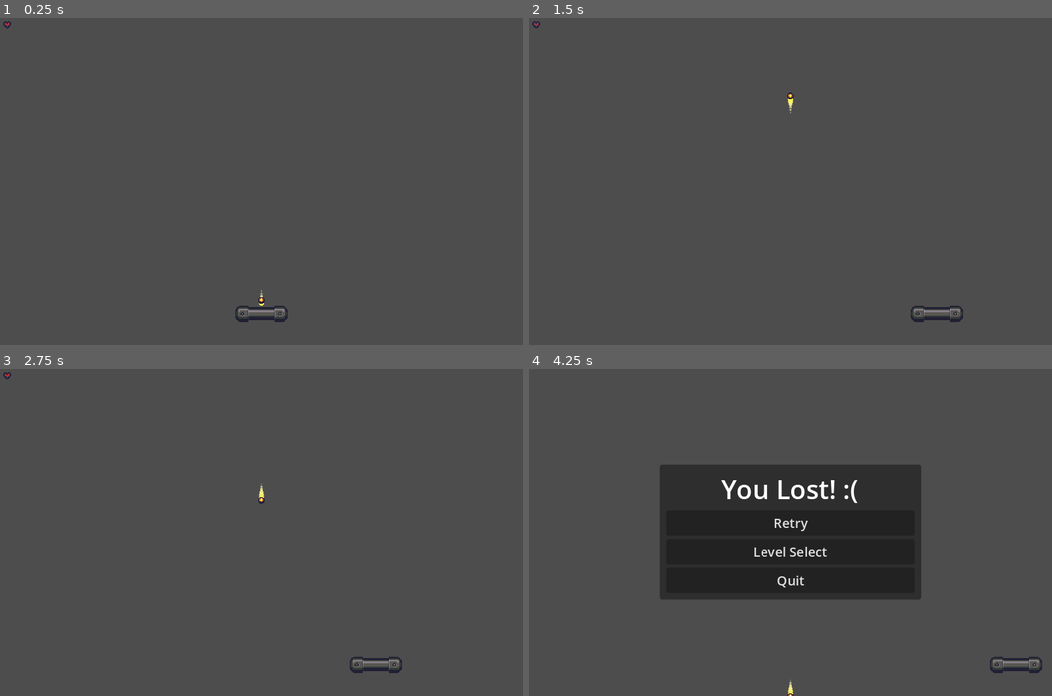
Above: before the commit, frames 1-4 (two rows, left to right).
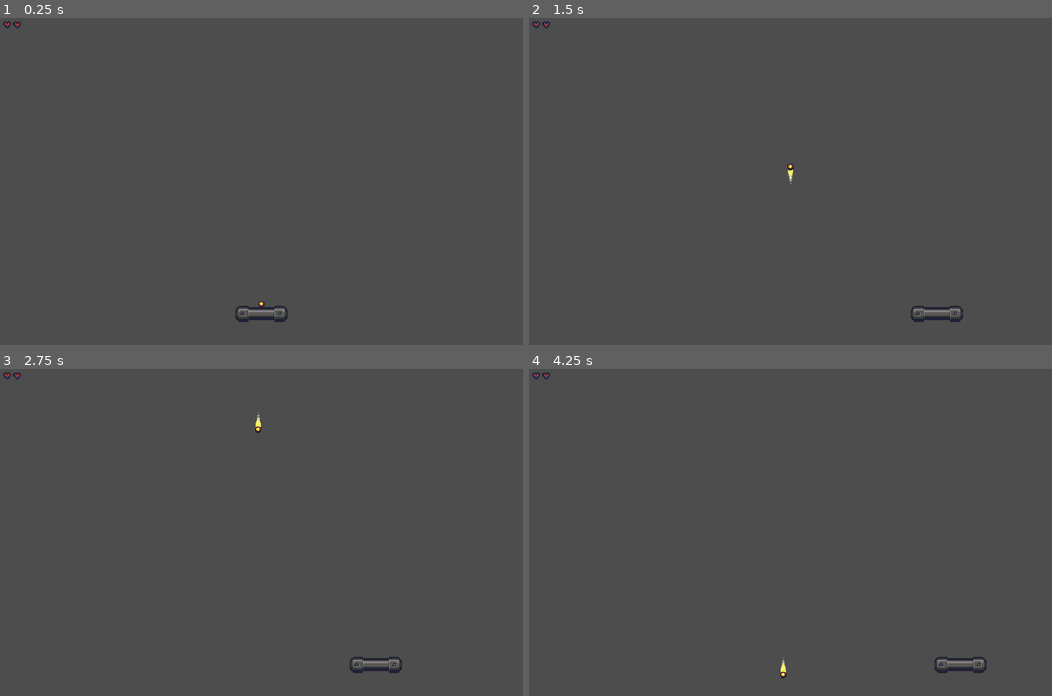
Above: after the commit, the same moments.

Repository: josephmr/breakout
Game: Godot game, scene res://scenes/level/level.tscn
Same seed, same stepped clock (60 frames per second), same inputs: the game is played once before the commit and once after it. This scene is started directly instead of the project's main scene.
Inputs:
- Up to frame 1 (0.25 s): no input
- Up to frame 2 (1.5 s): tap Enter at 0.5 s; hold D (move_right) 0.53-1.28 s; tap Space (start, bound only after the commit) at 0.6, 1.35 s; hold A (move_left) from 1.28 s (still down)
- Up to frame 3 (2.75 s): release A (move_left) at 2.03 s; hold D (move_right) from 2.03 s (still down); tap Space (start, bound only after the commit) at 2.1 s
- Up to frame 4 (4.25 s): tap Space (start, bound only after the commit) at 2.85, 3.6 s; release D (move_right) at 3.53 s; hold A (move_left) from 3.53 s (still down)

The runs differ from the first frame. In frame 1, less than 0.1% of the frame differs, in the area x 2-51%, y 1-89%; in frame 2, 0.1%; in frame 3, 0.1%; in frame 4, 21%, in the area x 0-99%, y 1-100%.

Commit message:
Add ball idle and attached to paddle spawn

Diff:
--- a/project.godot
+++ b/project.godot
@@ -45,6 +45,11 @@
 , Object(InputEventKey,"resource_local_to_scene":false,"resource_name":"","device":-1,"window_id":0,"alt_pressed":false,"shift_pressed":false,"ctrl_pressed":false,"meta_pressed":false,"pressed":false,"keycode":0,"physical_keycode":4194321,"key_label":0,"unicode":0,"echo":false,"script":null)
 ]
 }
+start={
+"deadzone": 0.5,
+"events": [Object(InputEventKey,"resource_local_to_scene":false,"resource_name":"","device":-1,"window_id":0,"alt_pressed":false,"shift_pressed":false,"ctrl_pressed":false,"meta_pressed":false,"pressed":false,"keycode":0,"physical_keycode":32,"key_label":0,"unicode":32,"echo":false,"script":null)
+]
+}
 
 [layer_names]
 
--- a/scenes/ball/ball.gd
+++ b/scenes/ball/ball.gd
@@ -3,12 +3,36 @@
 
 @export var speed = 200
 
+@onready var trail_particles: GPUParticles2D = $TrailParticles
+
+var idle := true
+
 
 func _ready() -> void:
-	velocity = Vector2.DOWN * speed
+	trail_particles.emitting = false
+	_attach_to_paddle()
+
+
+func _attach_to_paddle() -> void:
+	var paddle = get_tree().get_first_node_in_group("paddle")
+	if paddle:
+		global_position = paddle.global_position + Vector2.UP * 12
+
+
+func _handle_idle() -> void:
+	if Input.is_action_just_pressed("start"):
+		idle = false
+		velocity = Vector2.UP * speed
+		trail_particles.emitting = true
+	else:
+		_attach_to_paddle()
 
 
 func _physics_process(delta: float) -> void:
+	if idle:
+		_handle_idle()
+		return
+
 	var collision = move_and_collide(velocity * delta)
 	if not collision:
 		return
--- a/scenes/ball/ball.tscn
+++ b/scenes/ball/ball.tscn
@@ -30,7 +30,7 @@
 scale_curve = SubResource("CurveTexture_8ll0p")
 color_ramp = SubResource("GradientTexture1D_mfjhi")
 
-[node name="Ball" type="CharacterBody2D"]
+[node name="Ball" type="CharacterBody2D" groups=["ball"]]
 collision_layer = 8
 collision_mask = 7
 script = ExtResource("1_hshrd")
@@ -44,7 +44,7 @@
 visible = false
 shape = SubResource("CircleShape2D_74vx2")
 
-[node name="GPUParticles2D" type="GPUParticles2D" parent="."]
+[node name="TrailParticles" type="GPUParticles2D" parent="."]
 show_behind_parent = true
 amount = 20
 process_material = SubResource("ParticleProcessMaterial_2b8we")
--- a/scenes/components/life_manager.gd
+++ b/scenes/components/life_manager.gd
@@ -5,12 +5,19 @@
 signal game_over
 
 @export_range(1, 10) var max_lives: int = 1
+@export var ball_scene: PackedScene
 
 @onready var current_lives = max_lives
 
 
 func _ready() -> void:
 	GameEvents.life_lost.connect(_on_life_lost)
+	_spawn_ball()
+
+
+func _spawn_ball() -> void:
+	var ball = ball_scene.instantiate()
+	owner.add_child.call_deferred(ball)
 
 
 func _on_life_lost() -> void:
@@ -21,3 +28,5 @@
 	lives_changed.emit(current_lives, max_lives)
 	if current_lives == 0:
 		game_over.emit()
+	else:
+		_spawn_ball()
--- a/scenes/death_zone/death_zone.gd
+++ b/scenes/death_zone/death_zone.gd
@@ -9,3 +9,4 @@
 func _on_body_entered(body: Node2D) -> void:
 	if body is Ball:
 		GameEvents.life_lost.emit()
+		body.queue_free()
--- a/scenes/level/level.tscn
+++ b/scenes/level/level.tscn
@@ -24,15 +24,14 @@
 end_screen_scene = ExtResource("2_diynn")
 
 [node name="LifeManager" parent="." instance=ExtResource("3_mk2u0")]
+max_lives = 2
+ball_scene = ExtResource("2_tm6jx")
 
 [node name="LifeUI" parent="." node_paths=PackedStringArray("life_manager") instance=ExtResource("2_ggxqx")]
 life_manager = NodePath("../LifeManager")
 
-[node name="Paddle" parent="." instance=ExtResource("1_1avrp")]
+[node name="Paddle" parent="." groups=["paddle"] instance=ExtResource("1_1avrp")]
 position = Vector2(320, 362)
-
-[node name="Ball" parent="." instance=ExtResource("2_tm6jx")]
-position = Vector2(320, 304)
 
 [node name="DeathZone" parent="." instance=ExtResource("3_t2cg6")]
 position = Vector2(0, 400)
--- a/scenes/ui/end_screen.gd
+++ b/scenes/ui/end_screen.gd
@@ -10,7 +10,7 @@
 
 
 func _ready() -> void:
-	get_tree().paused = true
+	_pause()
 	if not success:
 		title_label.text = "You Lost! :("
 		continue_button.text = "Retry"
@@ -19,12 +19,24 @@
 	quit_button.pressed.connect(_on_quit_button_pressed)
 
 
+func _pause(state: bool = true) -> void:
+	get_tree().paused = state
+
+
+func _resume() -> void:
+	_pause(false)
+
+
 func _on_quit_button_pressed() -> void:
 	get_tree().quit()
 
 
 func _on_continue_button_pressed() -> void:
-	pass
+	if success:
+		pass
+	else:
+		_resume()
+		get_tree().reload_current_scene()
 
 
 func _on_level_select_button_pressed() -> void:
